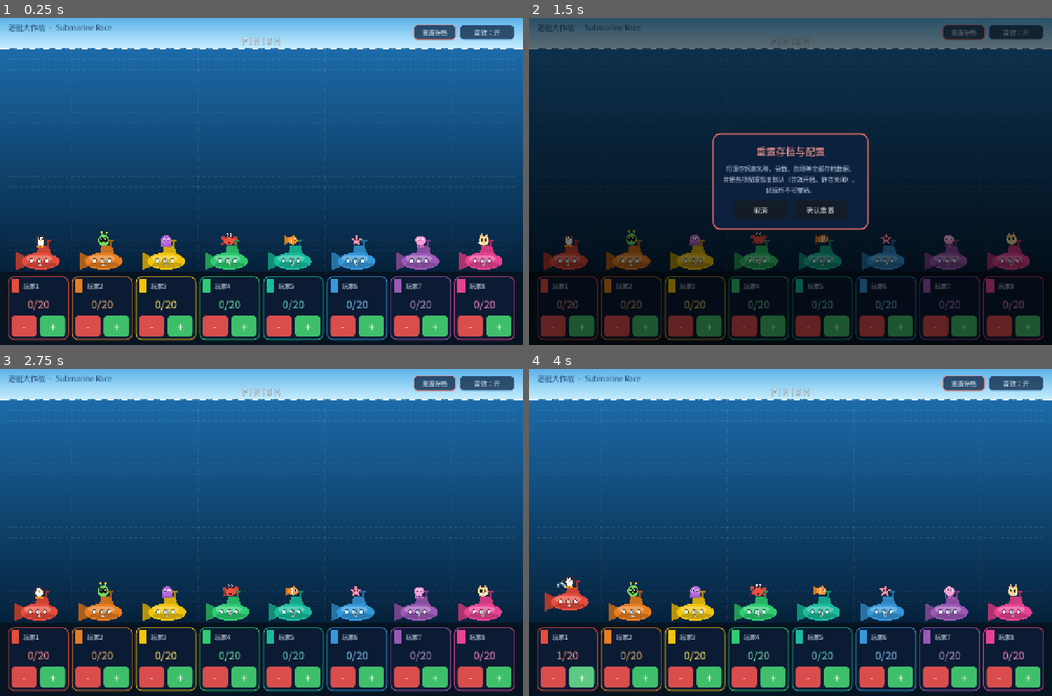
Above: before the commit, frames 1-4 (two rows, left to right).
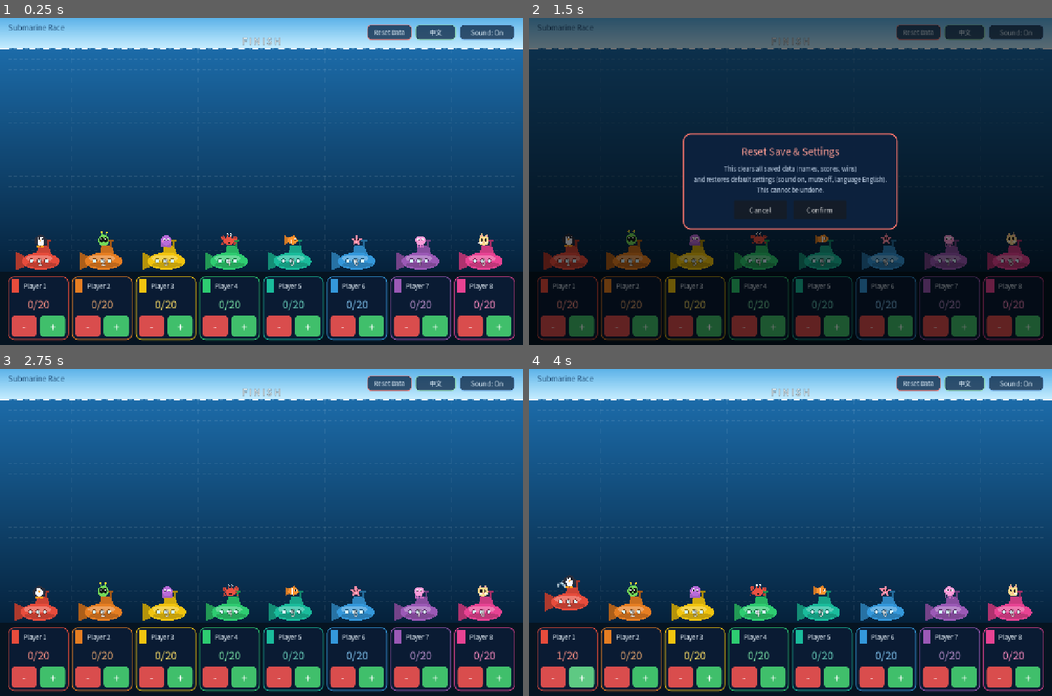
Above: after the commit, the same moments.

Repository: martin0724/godot_class_little_game
Game: Godot game, scene res://scenes/main.tscn
Same seed, same stepped clock (60 frames per second), same inputs: the game is played once before the commit and once after it.
Inputs (mouse positions are in pixels of both pictures, inside the frame that each line leads up to):
- Up to frame 1 (0.25 s): no input
- Up to frame 2 (1.5 s): click "重置存档" (after the commit: "Reset Data") at 0.5 s; click (963, 31) at 1.25 s, where only the run after the commit has a clickable "中文"
- Up to frame 3 (2.75 s): click "取消" (after the commit: "Cancel") at 2 s
- Up to frame 4 (4 s): click "-" at 2.75 s; click "+" at 3.5 s

The runs differ from the first frame. In frame 1, 1.2% of the frame differs, in the area x 1-97%, y 2-84%; in frame 2, 3.0%; in frame 3, 1.2%; in frame 4, 1.2%.

Commit message:
新增中英双语、JSON 存档与重置存档入口
新增 I18n 单例实现中/英双语（右上角切换，默认英文）；新增 DataStore 单例，以 JSON（user://save_data.json）持久化玩家名称、分数、胜场与配置；右上角新增带确认弹窗的「重置存档」入口；玩家名称支持就地编辑，未自定义的名称跟随语言显示；静音与语言设置统一存入 JSON；.gitignore 忽略导出产物 *.pck 并停止跟踪已提交的 pck。

Diff:
--- a/project.godot
+++ b/project.godot
@@ -8,16 +8,21 @@
 
 config_version=5
 
+[animation]
+
+compatibility/default_parent_skeleton_in_mesh_instance_3d=true
+
 [application]
 
 config/name="class_little_game"
 run/main_scene="res://scenes/main.tscn"
-config/features=PackedStringArray("4.5", "GL Compatibility")
+config/features=PackedStringArray("4.7", "GL Compatibility")
 config/icon="res://icon.svg"
 
 [autoload]
 
 DataStore="*res://scripts/data_store.gd"
+I18n="*res://scripts/i18n.gd"
 SoundManager="*res://scripts/sound_manager.gd"
 
 [display]
--- a/scripts/control_panel.gd
+++ b/scripts/control_panel.gd
@@ -15,6 +15,7 @@
 var _minus_button: Button
 var _name_edit: LineEdit
 var _wins_label: Label
+var _wins_value: int = 0
 
 
 ## 必须在加入场景树（add_child）之前调用。
@@ -51,7 +52,7 @@
 	# 可编辑的玩家名称（点击即可修改，回车或失焦生效）
 	_name_edit = LineEdit.new()
 	_name_edit.text = racer_name
-	_name_edit.placeholder_text = "玩家名"
+	_name_edit.placeholder_text = I18n.t("NAME_PLACEHOLDER")
 	_name_edit.max_length = 12
 	_name_edit.size_flags_horizontal = Control.SIZE_EXPAND_FILL
 	_name_edit.add_theme_font_size_override("font_size", 15)
@@ -160,10 +161,22 @@
 
 ## 显示累计胜场数。
 func set_wins(value: int) -> void:
+	_wins_value = value
+	_refresh_wins()
+
+
+## 语言切换后刷新本面板的文案（名称由主场景负责）。
+func refresh_texts() -> void:
+	if _name_edit:
+		_name_edit.placeholder_text = I18n.t("NAME_PLACEHOLDER")
+	_refresh_wins()
+
+
+func _refresh_wins() -> void:
 	if _wins_label == null:
 		return
-	_wins_label.text = "胜%d" % value
-	_wins_label.visible = value > 0
+	_wins_label.text = I18n.t("STATUS_WINS", [_wins_value])
+	_wins_label.visible = _wins_value > 0
 
 
 func _on_name_submitted(_new_text: String) -> void:
--- a/scripts/data_store.gd
+++ b/scripts/data_store.gd
@@ -30,7 +30,8 @@
 	var players: Array = []
 	for i in RACER_COUNT:
 		players.append({
-			"name": "玩家%d" % (i + 1),
+			# 空字符串 = “尚未自定义”，显示时按当前语言给出默认名
+			"name": "",
 			"score": 0,
 			"wins": 0,
 		})
@@ -41,6 +42,7 @@
 		"last_winner": -1,
 		"settings": {
 			"muted": false,
+			"language": "en",
 		},
 	}
 
--- a/scripts/game.gd
+++ b/scripts/game.gd
@@ -27,30 +27,43 @@
 	Color(0.910, 0.263, 0.576),  # 粉
 ]
 
-const RACER_NAMES: Array[String] = [
-	"玩家1", "玩家2", "玩家3", "玩家4",
-	"玩家5", "玩家6", "玩家7", "玩家8",
-]
-
 const NAME_MAX_LEN := 12
+
+# —— 右上角 HUD 按钮布局 ——
+const HUD_Y := 16.0
+const HUD_H := 38.0
+const HUD_GAP := 8.0
+const HUD_SOUND_W := 136.0
+const HUD_LANG_W := 100.0
+const HUD_RESET_W := 110.0
 
 var _submarines: Array[Submarine] = []
 var _panels: Array[ControlPanel] = []
 var _names: Array[String] = []   ## 当前玩家名称（可编辑）
 var _scores: Array[int] = []     ## 本局起始分数（从存档恢复）
 var _game_over := false
+var _winner_index := -1
+var _title_label: Label
+var _finish_label: Label
 var _mute_button: Button
 var _reset_button: Button
+var _lang_button: Button
 var _reset_dialog: Control
 var _overlay: Control
 
 
 func _ready() -> void:
+	I18n.locale_changed.connect(_on_locale_changed)
 	_load_players()
 	_build_world()
 	_build_dashboard()
 	_build_hud()
 	queue_redraw()
+
+
+## 当前语言下的默认玩家名（未自定义名称时显示）。
+func _default_name(index: int) -> String:
+	return I18n.t("PLAYER_NAME", [index + 1])
 
 
 ## 从 JSON 存档载入玩家名称与分数。
@@ -66,7 +79,7 @@
 	_names.clear()
 	_scores.clear()
 	for i in RACER_COUNT:
-		var player_name := RACER_NAMES[i]
+		var player_name := _default_name(i)
 		var player_score := 0
 		if use_save:
 			var loaded := DataStore.get_player_name(i)
@@ -107,14 +120,15 @@
 		_submarines.append(sub)
 
 	var title := Label.new()
-	title.text = "潜艇大作战  ·  Submarine Race"
+	title.text = I18n.t("GAME_TITLE")
 	title.position = Vector2(SIDE_MARGIN, 10)
 	title.add_theme_font_size_override("font_size", 18)
 	title.add_theme_color_override("font_color", Color(0.08, 0.24, 0.4, 0.9))
 	add_child(title)
+	_title_label = title
 
 	var finish := Label.new()
-	finish.text = "F I N I S H"
+	finish.text = I18n.t("FINISH_LINE")
 	finish.position = Vector2(VIEW_W * 0.5 - 100.0, SKY_H - 36.0)
 	finish.size = Vector2(200, 30)
 	finish.horizontal_alignment = HORIZONTAL_ALIGNMENT_CENTER
@@ -123,6 +137,7 @@
 	finish.add_theme_color_override("font_outline_color", Color(0, 0, 0, 0.5))
 	finish.add_theme_constant_override("outline_size", 4)
 	add_child(finish)
+	_finish_label = finish
 
 
 func _build_dashboard() -> void:
@@ -145,23 +160,38 @@
 		_panels.append(panel)
 
 
-## 顶部 HUD：右上角的「重置存档」与「全局静音」开关。
+## 顶部 HUD：右上角的「语言切换」「重置存档」与「全局静音」开关。
 func _build_hud() -> void:
+	var right := VIEW_W - SIDE_MARGIN
+	var sound_x := right - HUD_SOUND_W
+	var lang_x := sound_x - HUD_GAP - HUD_LANG_W
+	var reset_x := lang_x - HUD_GAP - HUD_RESET_W
+
 	_reset_button = Button.new()
 	_reset_button.focus_mode = Control.FOCUS_NONE
-	_reset_button.text = "重置存档"
-	_reset_button.position = Vector2(VIEW_W - 268.0, 16.0)
-	_reset_button.size = Vector2(104.0, 38.0)
+	_reset_button.text = I18n.t("BTN_RESET")
+	_reset_button.position = Vector2(reset_x, HUD_Y)
+	_reset_button.size = Vector2(HUD_RESET_W, HUD_H)
 	_reset_button.add_theme_font_size_override("font_size", 15)
 	_style_hud_button(_reset_button, true)
 	_reset_button.pressed.connect(_on_reset_pressed)
 	add_child(_reset_button)
 
+	_lang_button = Button.new()
+	_lang_button.focus_mode = Control.FOCUS_NONE
+	_lang_button.text = I18n.switch_button_text()
+	_lang_button.position = Vector2(lang_x, HUD_Y)
+	_lang_button.size = Vector2(HUD_LANG_W, HUD_H)
+	_lang_button.add_theme_font_size_override("font_size", 15)
+	_style_hud_button(_lang_button, false, Color(0.55, 0.85, 0.65, 0.70))
+	_lang_button.pressed.connect(_on_lang_pressed)
+	add_child(_lang_button)
+
 	_mute_button = Button.new()
 	_mute_button.toggle_mode = true
 	_mute_button.focus_mode = Control.FOCUS_NONE
-	_mute_button.position = Vector2(VIEW_W - 156.0, 16.0)
-	_mute_button.size = Vector2(136.0, 38.0)
+	_mute_button.position = Vector2(sound_x, HUD_Y)
+	_mute_button.size = Vector2(HUD_SOUND_W, HUD_H)
 	_mute_button.add_theme_font_size_override("font_size", 16)
 	_style_hud_button(_mute_button)
 	_mute_button.button_pressed = SoundManager.is_muted()
@@ -170,12 +200,12 @@
 	add_child(_mute_button)
 
 
-func _style_hud_button(btn: Button, danger: bool = false) -> void:
+func _style_hud_button(btn: Button, danger: bool = false, accent_override: Color = Color(0, 0, 0, 0)) -> void:
 	btn.add_theme_color_override("font_color", Color(0.90, 0.96, 1.0))
 	btn.add_theme_color_override("font_hover_color", Color(1, 1, 1))
 	btn.add_theme_color_override("font_pressed_color", Color(1, 1, 1))
 
-	var accent := Color(0.95, 0.45, 0.42, 0.80) if danger else Color(0.45, 0.70, 0.95, 0.60)
+	var accent := accent_override if accent_override.a > 0.0 else (Color(0.95, 0.45, 0.42, 0.80) if danger else Color(0.45, 0.70, 0.95, 0.60))
 
 	var normal := StyleBoxFlat.new()
 	normal.bg_color = Color(0.06, 0.16, 0.28, 0.78)
@@ -201,12 +231,52 @@
 
 
 func _update_mute_text() -> void:
-	_mute_button.text = "音效：关" if _mute_button.button_pressed else "音效：开"
+	_mute_button.text = I18n.t("BTN_SOUND_OFF" if _mute_button.button_pressed else "BTN_SOUND_ON")
 
 
 func _on_mute_toggled(pressed: bool) -> void:
 	SoundManager.set_muted(pressed)
 	_update_mute_text()
+
+
+# ——————————————————— 语言切换 ———————————————————
+
+func _on_lang_pressed() -> void:
+	I18n.toggle()
+
+
+func _on_locale_changed(_locale: String) -> void:
+	_refresh_texts()
+
+
+## 语言切换后就地刷新全部文案（不重建场景，不影响正在进行的一局）。
+func _refresh_texts() -> void:
+	if _title_label:
+		_title_label.text = I18n.t("GAME_TITLE")
+	if _finish_label:
+		_finish_label.text = I18n.t("FINISH_LINE")
+	if _reset_button:
+		_reset_button.text = I18n.t("BTN_RESET")
+	if _lang_button:
+		_lang_button.text = I18n.switch_button_text()
+	if _mute_button:
+		_update_mute_text()
+
+	# 未自定义名称的玩家跟随语言显示默认名
+	for i in _panels.size():
+		if DataStore.get_player_name(i).is_empty():
+			_names[i] = _default_name(i)
+			_panels[i].set_name_text(_names[i])
+		_panels[i].refresh_texts()
+
+	# 已打开的弹窗按新语言重建
+	if _overlay and _winner_index >= 0:
+		_overlay.queue_free()
+		_overlay = null
+		_show_winner(_winner_index)
+	if _reset_dialog:
+		_close_reset_confirm()
+		_show_reset_confirm()
 
 
 # ——————————————————— 重置存档与配置 ———————————————————
@@ -245,14 +315,14 @@
 	card.add_child(vb)
 
 	var title := Label.new()
-	title.text = "重置存档与配置"
+	title.text = I18n.t("RESET_TITLE")
 	title.horizontal_alignment = HORIZONTAL_ALIGNMENT_CENTER
 	title.add_theme_font_size_override("font_size", 24)
 	title.add_theme_color_override("font_color", Color(1.0, 0.62, 0.58))
 	vb.add_child(title)
 
 	var msg := Label.new()
-	msg.text = "将清空玩家名称、分数、胜场等全部存档数据，\n并把各项配置恢复默认（音效开启、静音关闭）。\n此操作不可撤销。"
+	msg.text = I18n.t("RESET_BODY")
 	msg.horizontal_alignment = HORIZONTAL_ALIGNMENT_CENTER
 	msg.add_theme_font_size_override("font_size", 15)
 	msg.add_theme_color_override("font_color", Color(0.85, 0.92, 1.0, 0.9))
@@ -264,14 +334,14 @@
 	vb.add_child(row)
 
 	var cancel := Button.new()
-	cancel.text = "取消"
+	cancel.text = I18n.t("BTN_CANCEL")
 	cancel.custom_minimum_size = Vector2(130, 46)
 	cancel.add_theme_font_size_override("font_size", 17)
 	cancel.pressed.connect(_close_reset_confirm)
 	row.add_child(cancel)
 
 	var confirm := Button.new()
-	confirm.text = "确认重置"
+	confirm.text = I18n.t("BTN_CONFIRM_RESET")
 	confirm.custom_minimum_size = Vector2(130, 46)
 	confirm.add_theme_font_size_override("font_size", 17)
 	confirm.pressed.connect(_do_reset)
@@ -295,18 +365,23 @@
 func perform_reset() -> void:
 	DataStore.reset_all()
 	SoundManager.reload_settings()
-
-
-## 玩家改名：清洗后回写，保证名称非空且不超长。
+	I18n.reload_settings()
+
+
+## 玩家改名：清洗后回写；留空则回退到当前语言的默认名。
 func _on_name_changed(index: int, new_name: String) -> void:
 	var final_name := new_name.strip_edges()
-	if final_name.is_empty():
-		final_name = "玩家%d" % (index + 1)
 	if final_name.length() > NAME_MAX_LEN:
 		final_name = final_name.substr(0, NAME_MAX_LEN)
-	_names[index] = final_name
-	_panels[index].set_name_text(final_name)
-	DataStore.set_player_name(index, final_name)
+
+	if final_name.is_empty():
+		# 存空串 = “未自定义”，显示时按语言给出默认名
+		DataStore.set_player_name(index, "")
+		_names[index] = _default_name(index)
+	else:
+		DataStore.set_player_name(index, final_name)
+		_names[index] = final_name
+	_panels[index].set_name_text(_names[index])
 
 
 # ——————————————————— 游戏逻辑 ———————————————————
@@ -347,6 +422,7 @@
 
 func _trigger_win(index: int) -> void:
 	_game_over = true
+	_winner_index = index
 	SoundManager.play_win()
 	DataStore.record_win(index)
 	var sub := _submarines[index]
@@ -387,14 +463,14 @@
 	card.add_child(vb)
 
 	var winner := Label.new()
-	winner.text = "%s  获胜！" % _names[index]
+	winner.text = I18n.t("WIN_TITLE", [_names[index]])
 	winner.horizontal_alignment = HORIZONTAL_ALIGNMENT_CENTER
 	winner.add_theme_font_size_override("font_size", 34)
 	winner.add_theme_color_override("font_color", RACER_COLORS[index].lightened(0.4))
 	vb.add_child(winner)
 
 	var subtitle := Label.new()
-	subtitle.text = "率先抵达水面 · %d / %d" % [MAX_SCORE, MAX_SCORE]
+	subtitle.text = I18n.t("WIN_SUBTITLE", [MAX_SCORE, MAX_SCORE])
 	subtitle.horizontal_alignment = HORIZONTAL_ALIGNMENT_CENTER
 	subtitle.add_theme_font_size_override("font_size", 16)
 	subtitle.add_theme_color_override("font_color", Color(0.8, 0.9, 1.0, 0.85))
@@ -402,14 +478,14 @@
 
 	# 来自 JSON 存档的累计数据
 	var stats := Label.new()
-	stats.text = "累计胜场 %d ｜ 已完成对局 %d" % [DataStore.get_player_wins(index), DataStore.get_matches_played()]
+	stats.text = I18n.t("WIN_STATS", [DataStore.get_player_wins(index), DataStore.get_matches_played()])
 	stats.horizontal_alignment = HORIZONTAL_ALIGNMENT_CENTER
 	stats.add_theme_font_size_override("font_size", 14)
 	stats.add_theme_color_override("font_color", Color(1.0, 0.85, 0.45, 0.9))
 	vb.add_child(stats)
 
 	var restart := Button.new()
-	restart.text = "再来一局"
+	restart.text = I18n.t("BTN_PLAY_AGAIN")
 	restart.custom_minimum_size = Vector2(200, 50)
 	restart.add_theme_font_size_override("font_size", 20)
 	restart.pressed.connect(_on_restart_pressed)
@@ -430,6 +506,7 @@
 ## 原地重置（不重载场景，保留玩家名称与静音设置）。
 func _reset_game() -> void:
 	_game_over = false
+	_winner_index = -1
 	DataStore.reset_scores()
 	for i in _submarines.size():
 		var sub := _submarines[i]
--- /dev/null
+++ b/scripts/i18n.gd
@@ -0,0 +1,135 @@
+extends Node
+## 轻量级双语支持（自动加载单例：I18n）。
+## 用代码内置的字符串表做中/英切换，不依赖任何翻译资源文件。
+## 用法：I18n.t("KEY") 或 I18n.t("KEY", [参数...])。
+
+signal locale_changed(locale: String)
+
+const SUPPORTED: Array[String] = ["zh", "en"]
+const DEFAULT_LOCALE := "en"   ## 初始化 / 重置存档后的默认语言
+const SETTING_KEY := "language"
+
+## 各语言的自称（用于切换按钮显示“另一种语言”的名字）
+const LOCALE_NAMES := {
+	"zh": "中文",
+	"en": "English",
+}
+
+## 字符串表：KEY -> { "zh": ..., "en": ... }
+const STRINGS := {
+	"GAME_TITLE": {
+		"zh": "潜艇大作战  ·  Submarine Race",
+		"en": "Submarine Race",
+	},
+	"FINISH_LINE": {
+		"zh": "终 点 线",
+		"en": "F I N I S H",
+	},
+	"BTN_SOUND_ON": {
+		"zh": "音效：开",
+		"en": "Sound: On",
+	},
+	"BTN_SOUND_OFF": {
+		"zh": "音效：关",
+		"en": "Sound: Off",
+	},
+	"BTN_RESET": {
+		"zh": "重置存档",
+		"en": "Reset Data",
+	},
+	"BTN_PLAY_AGAIN": {
+		"zh": "再来一局",
+		"en": "Play Again",
+	},
+	"BTN_CANCEL": {
+		"zh": "取消",
+		"en": "Cancel",
+	},
+	"BTN_CONFIRM_RESET": {
+		"zh": "确认重置",
+		"en": "Confirm",
+	},
+	"NAME_PLACEHOLDER": {
+		"zh": "玩家名",
+		"en": "Name",
+	},
+	"PLAYER_NAME": {
+		"zh": "玩家%d",
+		"en": "Player %d",
+	},
+	"STATUS_WINS": {
+		"zh": "胜%d",
+		"en": "W%d",
+	},
+	"WIN_TITLE": {
+		"zh": "%s  获胜！",
+		"en": "%s  wins!",
+	},
+	"WIN_SUBTITLE": {
+		"zh": "率先抵达水面 · %d / %d",
+		"en": "First to the surface · %d / %d",
+	},
+	"WIN_STATS": {
+		"zh": "累计胜场 %d ｜ 已完成对局 %d",
+		"en": "Total wins %d  |  Matches %d",
+	},
+	"RESET_TITLE": {
+		"zh": "重置存档与配置",
+		"en": "Reset Save & Settings",
+	},
+	"RESET_BODY": {
+		"zh": "将清空玩家名称、分数、胜场等全部存档数据，\n并把各项配置恢复默认（音效开启、静音关闭、语言英文）。\n此操作不可撤销。",
+		"en": "This clears all saved data (names, scores, wins)\nand restores default settings (sound on, mute off, language English).\nThis cannot be undone.",
+	},
+}
+
+var _locale := DEFAULT_LOCALE
+
+
+func _ready() -> void:
+	reload_settings()
+
+
+## 从存档读取语言设置（重置存档后同步运行时状态用）。
+func reload_settings() -> void:
+	set_locale(str(DataStore.get_setting(SETTING_KEY, DEFAULT_LOCALE)), false)
+
+
+func get_locale() -> String:
+	return _locale
+
+
+func set_locale(code: String, persist: bool = true) -> void:
+	if not SUPPORTED.has(code):
+		code = DEFAULT_LOCALE
+	var changed := code != _locale
+	_locale = code
+	if persist:
+		DataStore.set_setting(SETTING_KEY, code)
+	if changed:
+		locale_changed.emit(_locale)
+
+
+## 在支持的语言之间循环切换。
+func toggle() -> void:
+	var index := SUPPORTED.find(_locale)
+	set_locale(SUPPORTED[(index + 1) % SUPPORTED.size()])
+
+
+## 切换按钮上显示的文字：显示“另一种”语言的名称。
+func switch_button_text() -> String:
+	var index := SUPPORTED.find(_locale)
+	var next := SUPPORTED[(index + 1) % SUPPORTED.size()]
+	return str(LOCALE_NAMES.get(next, next))
+
+
+## 取翻译文本；args 非空时按 % 格式化。
+func t(key: String, args: Array = []) -> String:
+	var entry: Variant = STRINGS.get(key)
+	if typeof(entry) != TYPE_DICTIONARY:
+		return key
+	var table: Dictionary = entry
+	var text := str(table.get(_locale, table.get(DEFAULT_LOCALE, key)))
+	if args.is_empty():
+		return text
+	return text % args
Not shown, added: scripts/i18n.gd.uid
Not shown, changed: .gitignore
Not shown, removed: class_little_game.pck
Not shown, changed: readme.md
